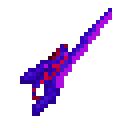
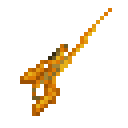
Before/after of a 128×128 layered artwork. What changed in the layer stack:
added layer "Calque #5" (overlay) in group "Groupe de calques" over [20, 8, 112, 116]
added layer "Calque #4" (overlay) in group "Groupe de calques" over [20, 8, 112, 116]
added layer "Calque #3" (overlay) in group "Groupe de calques" over [20, 8, 112, 116]
"Calque #2": opacity 100% → 48%, painted on it over [20, 8, 112, 116]
painted on "Calque #1" over [32, 44, 68, 100]
added layer "Copie de Copie de Calque" (overlay) in group "Groupe de calques" over [44, 12, 112, 88]
"Copie de Calque": blend hue → color, painted on it over [44, 12, 112, 88]
